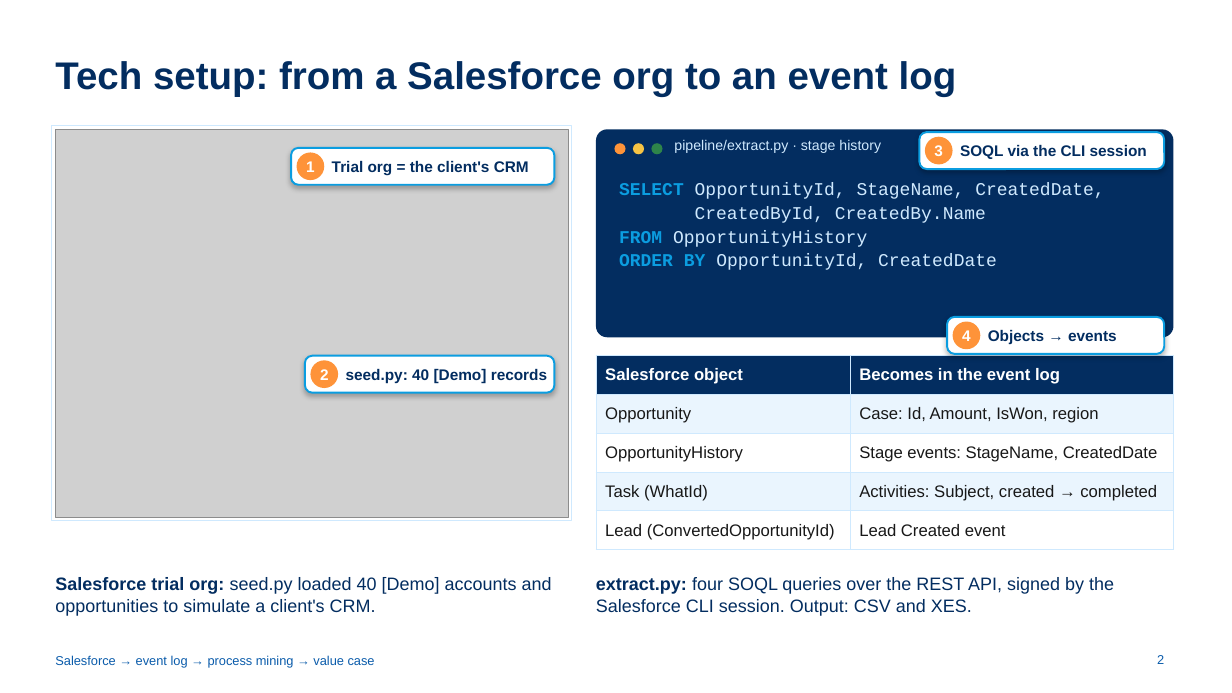
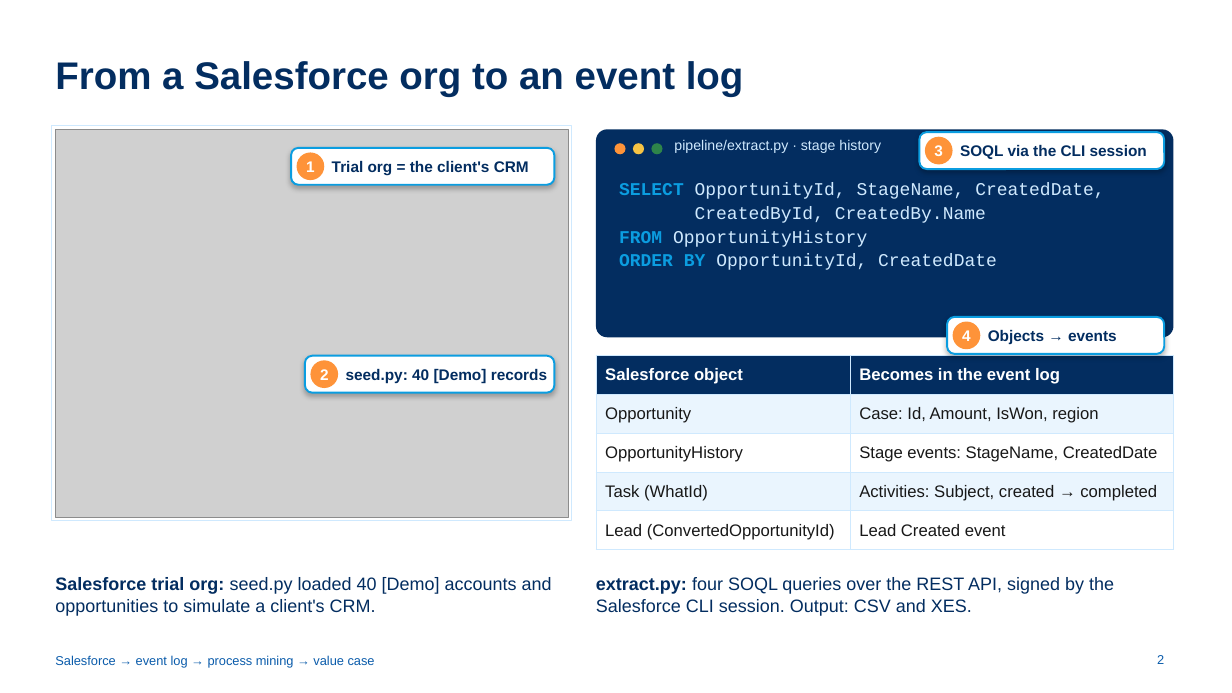
Before and after one commit to ch-lukas/salesforce-process-intelligence, a slide deck: slide 2 of deck/salesforce-process-intelligence-tech-setup.pptx. Drawn at 1232x693 pixels with LibreOffice and Linux fonts; fonts in the diff are those of the drawing; grey boxes stand for pictures. Boxes give left, top, right and bottom in pixels: in the first picture for what was removed or moved away, otherwise in the second. Text is boxed around its words. In the diff, an @@ line names an element or a change of style, - is before the commit and + after.

```diff
--- a/deck/salesforce-process-intelligence-tech-setup.pptx
+++ b/deck/salesforce-process-intelligence-tech-setup.pptx
@@ title at (x1=55, y1=61, x2=744, y2=96): text changed @@
-Tech setup: from a Salesforce org to an event log
+From a Salesforce org to an event log
```
Also in this commit, not shown: 2 other slides changed, 1 slide added, 6 other files.
